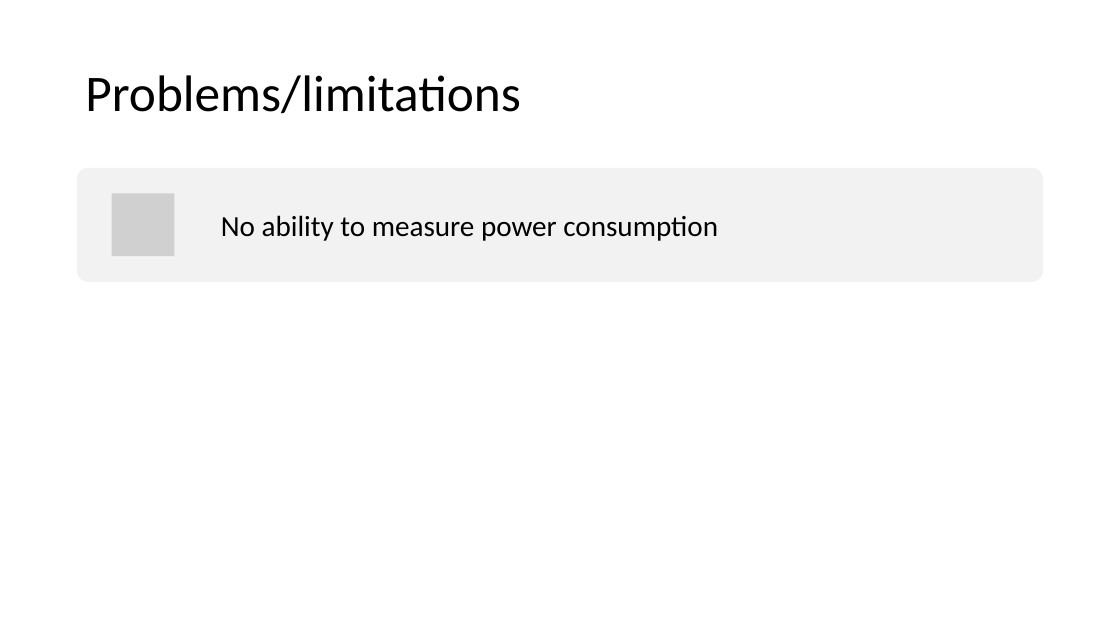
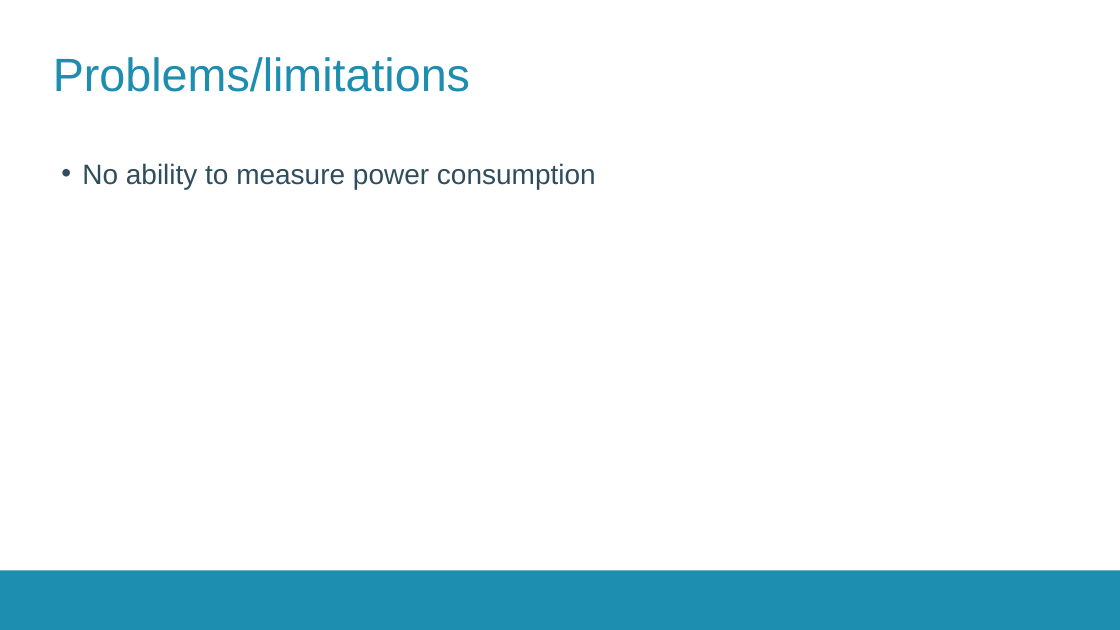
Before and after one commit to thomasf10/cosy_cafeteria, a slide deck: slide 6 of presentatie/tussentijdsepresentatie.pptx. Drawn at 1120x630 pixels with LibreOffice and Linux fonts; fonts in the diff are those of the drawing; grey boxes stand for pictures; background and template pictures are left out. Boxes give left, top, right and bottom in pixels: in the first picture for what was removed or moved away, otherwise in the second. Text is boxed around its words. In the diff, an @@ line names an element or a change of style, - is before the commit and + after.

```diff
--- a/presentatie/tussentijdsepresentatie.pptx
+++ b/presentatie/tussentijdsepresentatie.pptx
@@ title "Problems/limitations": place and size @@
-title "Problems/limitations" at [85,75,521,114]
+title "Problems/limitations" at [53,57,470,92]
@@ title "Problems/limitations" at [53,57,470,92]: size 44 to 40 pt, font Calibri to Arial, text colour #000000 to #1D8DB0; line spacing 0.9 to 1 @@
@@ text "No ability to measure power ...": place and size @@
-text "No ability to measure power ..." at [221,215,718,241]
+text "No ability to measure power ..." at [82,163,596,189]
@@ text "No ability to measure power ..." at [82,163,596,189]: size 25 to 24 pt, font Calibri to Arial, text colour #000000 to #2F4D5D; bullet none to •; more space between paragraphs; vertical alignment middle to top @@
@@ rounded rectangle removed at [77,168,1044,282] @@
@@ picture removed at [112,193,175,256] @@
@@ rectangle added at [0,571,1120,630], fill #1D8DB0 @@
```
Also in this commit, not shown: 7 other slides changed, 6 other files.
